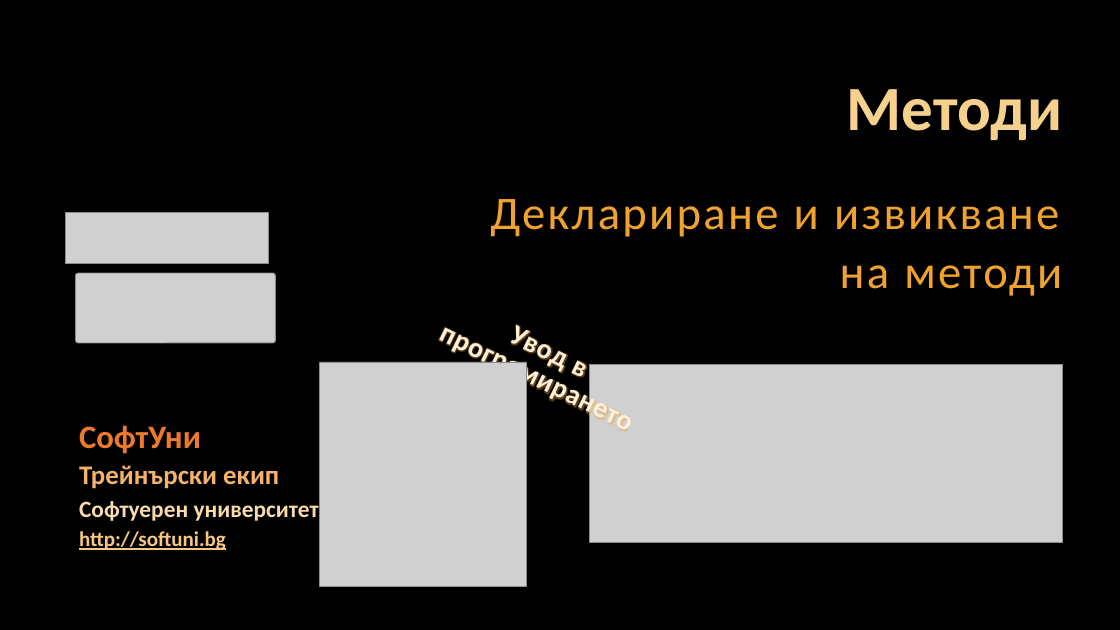
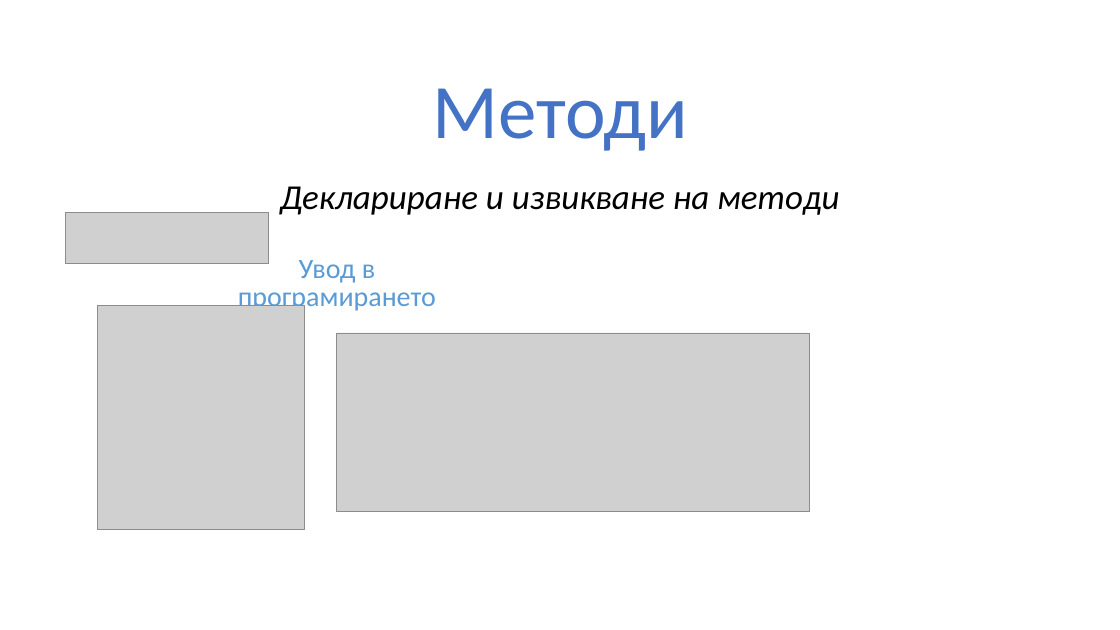
Before and after one commit to BG-IT-Edu/Free-Content, a slide deck: slide 1 of dmanolov/Информатика 11 клас, ПП (C#)/М0.Въведение в програмирането/06.Методи/06.1.Деклариране-и-извикване-на-методи.pptx. Drawn at 1120x630 pixels with LibreOffice and Linux fonts; fonts in the diff are those of the drawing; grey boxes stand for pictures; background and template pictures are left out. Boxes give left, top, right and bottom in pixels: in the first picture for what was removed or moved away, otherwise in the second. Text is boxed around its words. In the diff, an @@ line names an element or a change of style, - is before the commit and + after.

Commit message:
добавени материалите за методи

```diff
--- a/dmanolov/Информатика 11 клас, ПП (C#)/М0.Въведение в програмирането/06.Методи/06.1.Деклариране-и-извикване-на-методи.pptx
+++ b/dmanolov/Информатика 11 клас, ПП (C#)/М0.Въведение в програмирането/06.Методи/06.1.Деклариране-и-извикване-на-методи.pptx
@@ background picture (left out) to #FFFFFF @@
@@ title "Методи": place and size @@
-title "Методи" at (847,89,1063,140)
+title "Методи" at (433,88,689,151)
@@ title "Методи" at (433,88,689,151): size 54 to 66 pt, text colour #F6D18E to #4472C4, bold off; alignment right to centre @@
@@ text "Деклариране и извикване на методи": place and size @@
-text "Деклариране и извикване на методи" at (490,199,1062,296)
+text "Деклариране и извикване на методи" at (280,186,839,215)
@@ text "Деклариране и извикване на методи" at (280,186,839,215): size 40 to 30 pt, text colour #F0A22E to #000000, letter spacing 2 to 0 pt, italic on; alignment right to centre; line spacing 1.05 to 0.9; more space between paragraphs @@
@@ text "Увод в": place and size @@
-text "Увод в" at (570,360,582,377)
+text "Увод в" at (238,260,436,313)
@@ text "Увод в" at (238,260,436,313): text colour #FFF0D9 to #5B9BD5, letter spacing 0.5 to 0 pt, letter outline #FFA72A 0.75 pt to none, bold off; rotation 25 to 0 degrees @@
@@ picture removed at (76,273,276,343) @@
@@ picture: place and size @@
-picture at (320,362,527,586)
+picture at (97,306,304,530)
@@ picture: place and size @@
-picture at (590,364,1063,542)
+picture at (337,333,810,511)
@@ text removed at (79,425,201,454) @@
-СофтУни
@@ text removed at (79,465,279,489) @@
-Трейнърски екип
@@ text removed at (79,501,319,521) @@
-Софтуерен университет
@@ text removed at (79,531,226,550) @@
-http://softuni.bg
```
Also in this commit, not shown: 22 other slides changed, 6 other files.
